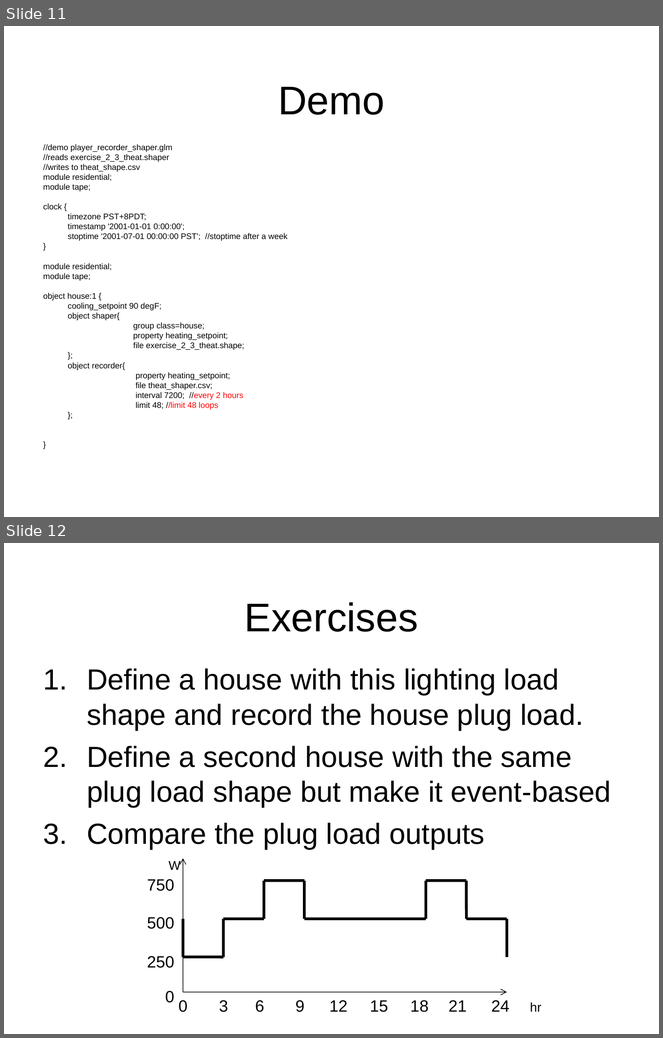
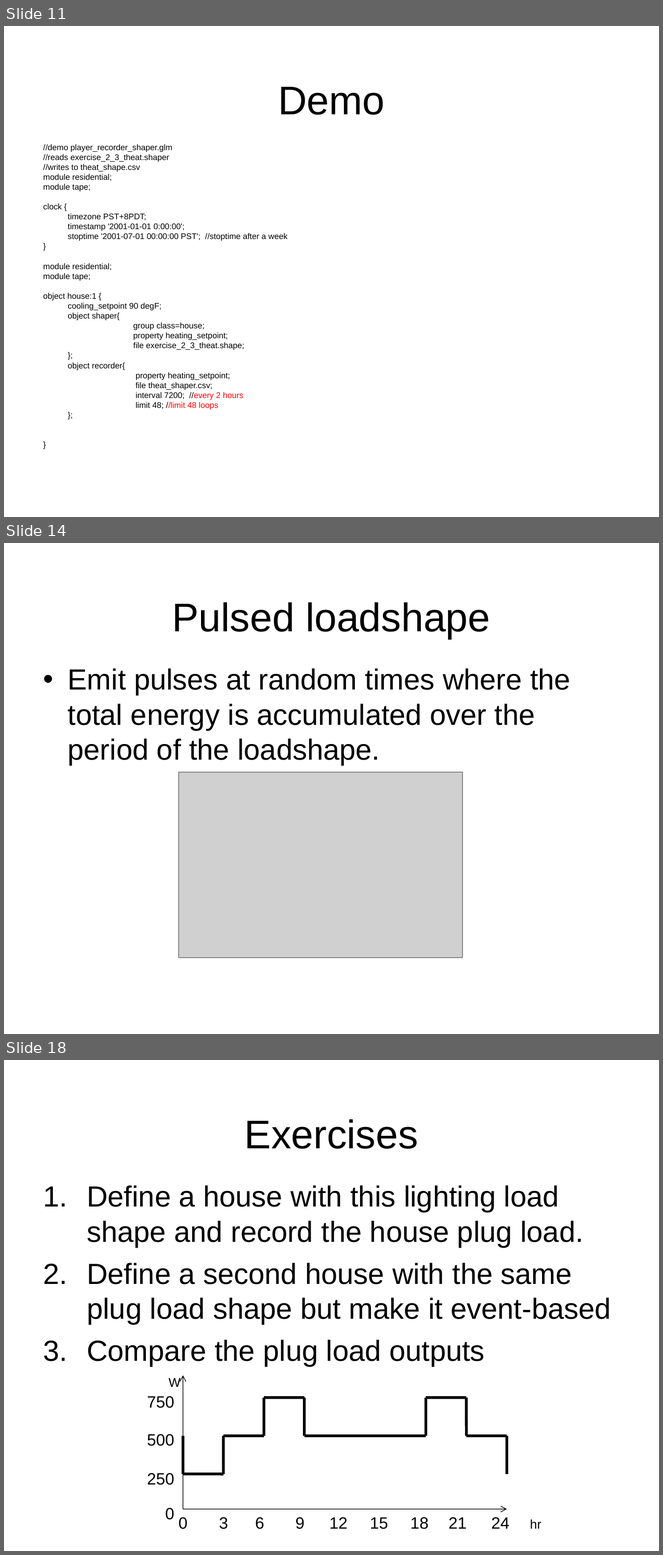
Before and after one commit to gridlab-d/course, a slide deck: 2.3 - Shapers.pps. Shown one above the other, each under a label of ours: slides 11 and 12 before the commit, slides 11, 14 and 18 after it; the slides between them are not shown. The pictures are 663x1038 and 663x1555 pixels, drawn with LibreOffice and Linux fonts; fonts in the diff are those of the drawing; grey boxes stand for pictures; background and template pictures are left out. Boxes give left, top, right and bottom in pixels: in the first picture for what was removed or moved away, otherwise in the second. Text is boxed around its words. In the diff, an @@ line names an element or a change of style, - is before the commit and + after.

Commit message:
Chitra - added loadshapes and enduse

```diff
--- a/2.3 - Shapers.pps
+++ b/2.3 - Shapers.pps
@@ slide 14 added at (4, 543, 659, 1034), background picture (left out) @@
@@ title added at (172, 602, 490, 639), 44 pt, text #000000 @@
+Pulsed loadshape
@@ text added at (68, 668, 571, 766), 32 pt, text #000000 @@
+• Emit pulses at random times where the total energy is accumulated over the period of the loadshape.
@@ picture added at (179, 772, 463, 958) @@
@@ what was slide 12 is now slide 18 @@
```
Also in this commit, not shown: 1 slide changed, 5 other slides added.
